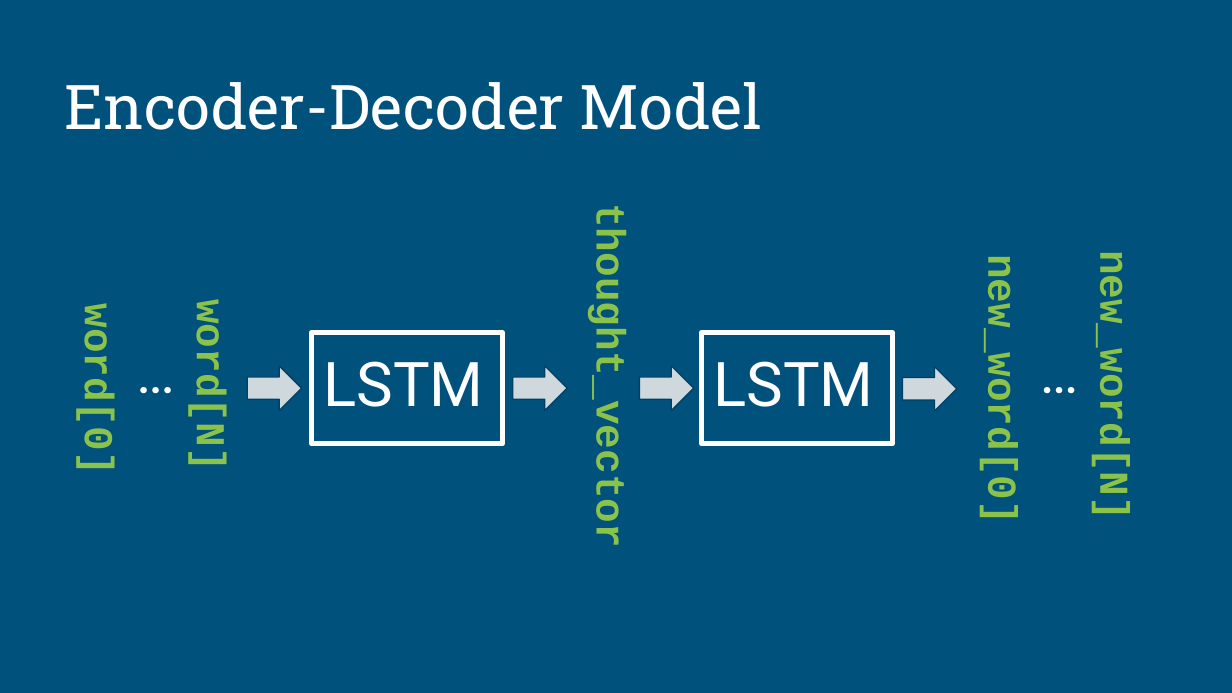
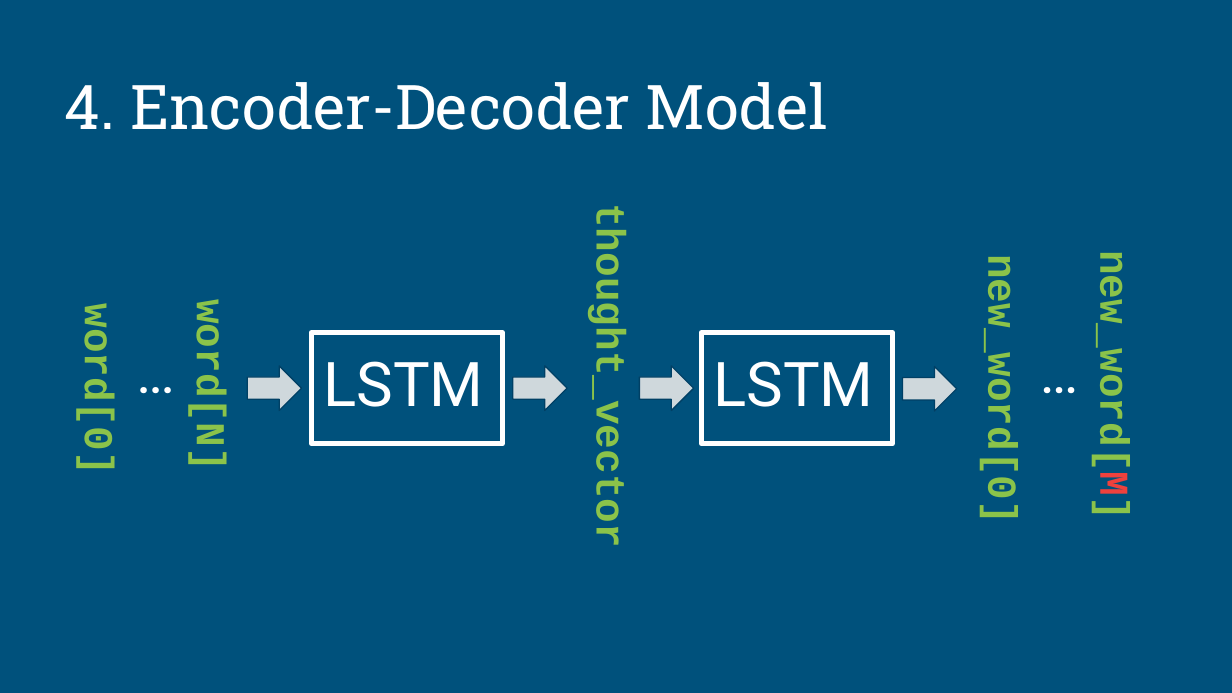
Before and after one commit to nlpia/nlpia-bot, a slide deck: slide 11 of docs/2019-08-22--San Diego Python User Group -- How to Build a Chatbot.odp. Drawn at 1232x693 pixels with LibreOffice and Linux fonts; fonts in the diff are those of the drawing. Boxes give left, top, right and bottom in pixels: in the first picture for what was removed or moved away, otherwise in the second. Text is boxed around its words. In the diff, an @@ line names an element or a change of style, - is before the commit and + after.

```diff
--- a/docs/2019-08-22--San Diego Python User Group -- How to Build a Chatbot.odp
+++ b/docs/2019-08-22--San Diego Python User Group -- How to Build a Chatbot.odp
@@ title at [65, 82, 828, 130]: text changed @@
-Encoder-Decoder Model
+4. Encoder-Decoder Model
@@ text at [1088, 277, 1135, 512]: text changed @@
-new_word[N]
+new_word[M]
```
Also in this commit, not shown: 5 other slides changed, 1 slide added, 31 other files.
